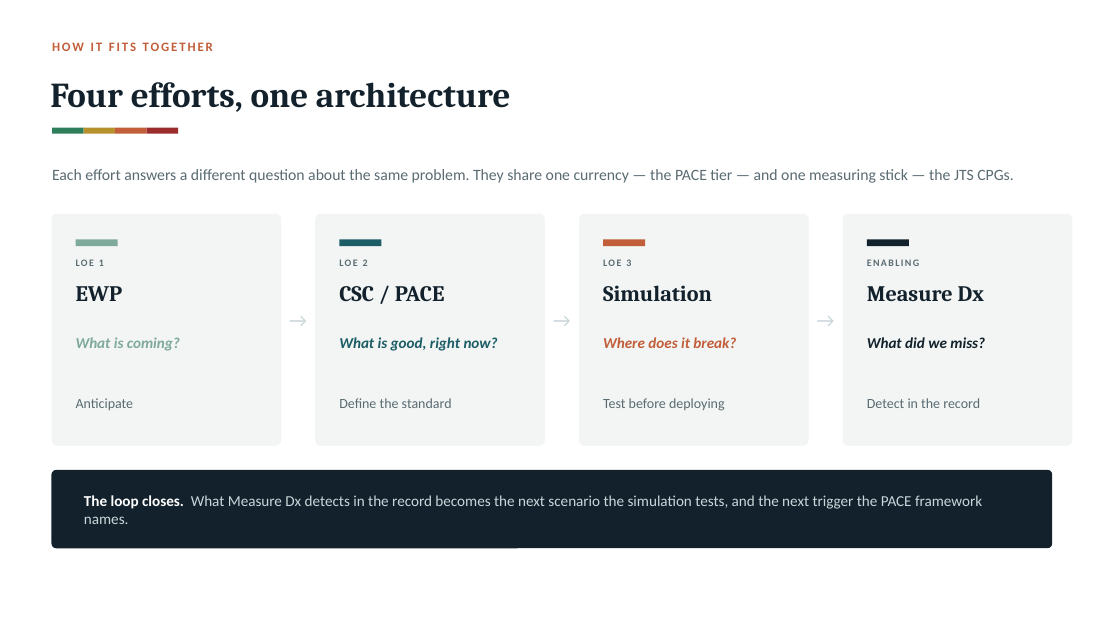
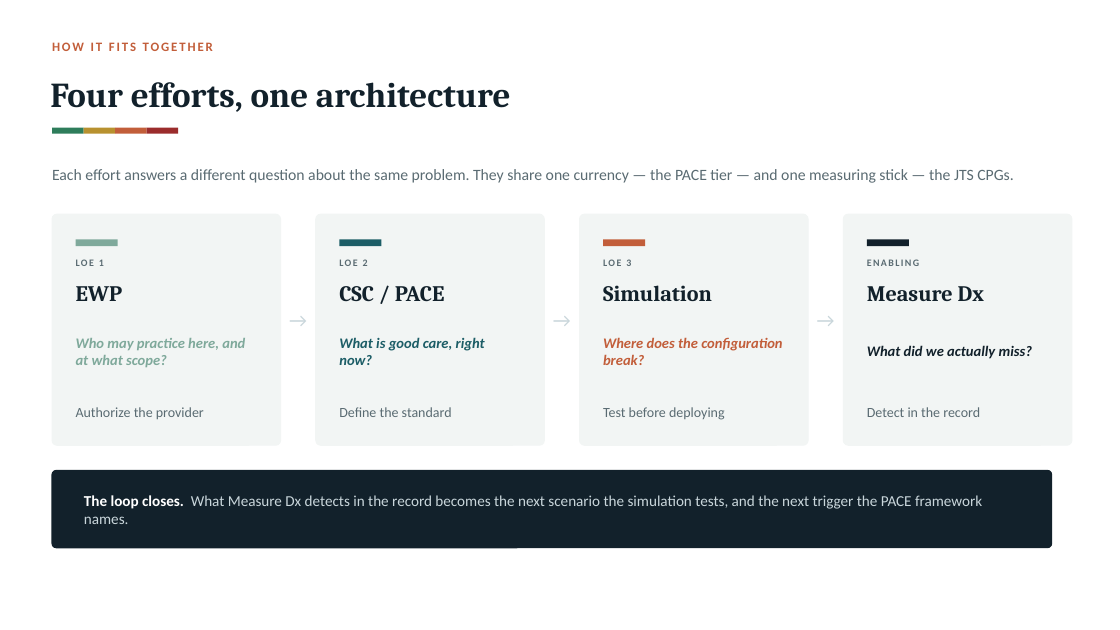
Before and after one commit to bford5270/Measure-Dx-Genesis, a slide deck: slide 3 of brief/HSOAG_Quality_LOE.pptx. Drawn at 1120x630 pixels with LibreOffice and Linux fonts; fonts in the diff are those of the drawing. Boxes give left, top, right and bottom in pixels: in the first picture for what was removed or moved away, otherwise in the second. Text is boxed around its words. In the diff, an @@ line names an element or a change of style, - is before the commit and + after.

```diff
--- a/brief/HSOAG_Quality_LOE.pptx
+++ b/brief/HSOAG_Quality_LOE.pptx
@@ text at bbox=[76, 338, 245, 367]: text changed; size 13 to 12.5 pt @@
-What is coming?
+Who may practice here, and at what scope?
@@ text at bbox=[339, 337, 485, 365]: text changed; size 13 to 12.5 pt @@
-What is good, right now?
+What is good care, right now?
@@ text at bbox=[603, 337, 782, 365]: text changed; size 13 to 12.5 pt @@
-Where does it break?
+Where does the configuration break?
@@ text at bbox=[867, 345, 1033, 359]: text changed; size 13 to 12.5 pt @@
-What did we miss?
+What did we actually miss?
@@ text at bbox=[76, 407, 204, 419]: text changed @@
-Anticipate
+Authorize the provider
@@ text "Define the standard": place and size @@
-text "Define the standard" at bbox=[339, 398, 452, 408]
+text "Define the standard" at bbox=[339, 407, 452, 417]
@@ text "Test before deploying": place and size @@
-text "Test before deploying" at bbox=[603, 398, 725, 411]
+text "Test before deploying" at bbox=[603, 407, 725, 420]
@@ text "Detect in the record": place and size @@
-text "Detect in the record" at bbox=[867, 398, 980, 408]
+text "Detect in the record" at bbox=[867, 407, 980, 417]
```
Also in this commit, not shown: 2 other slides changed, 2 slides added, 2 slides removed, 2 other files.
